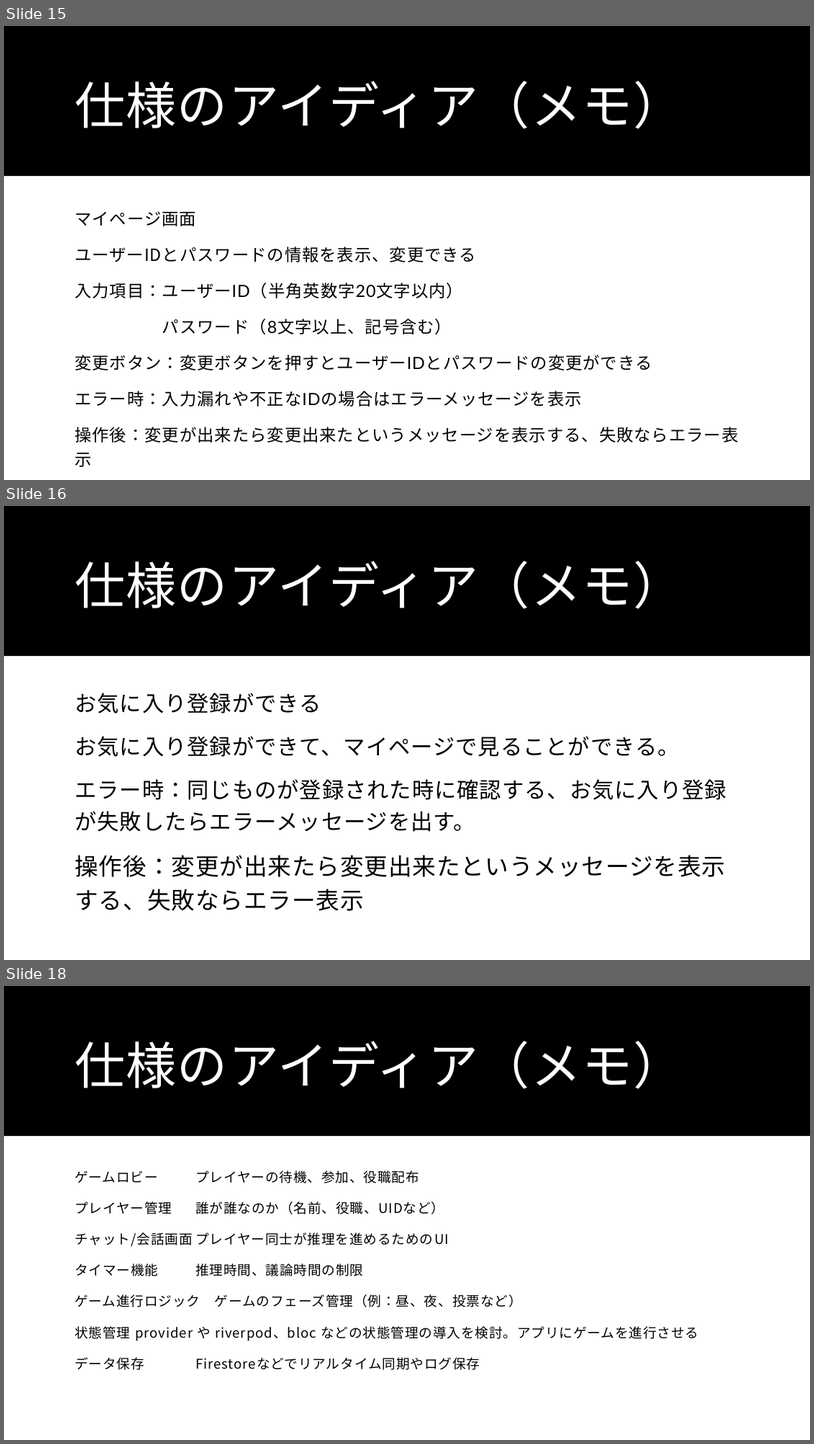
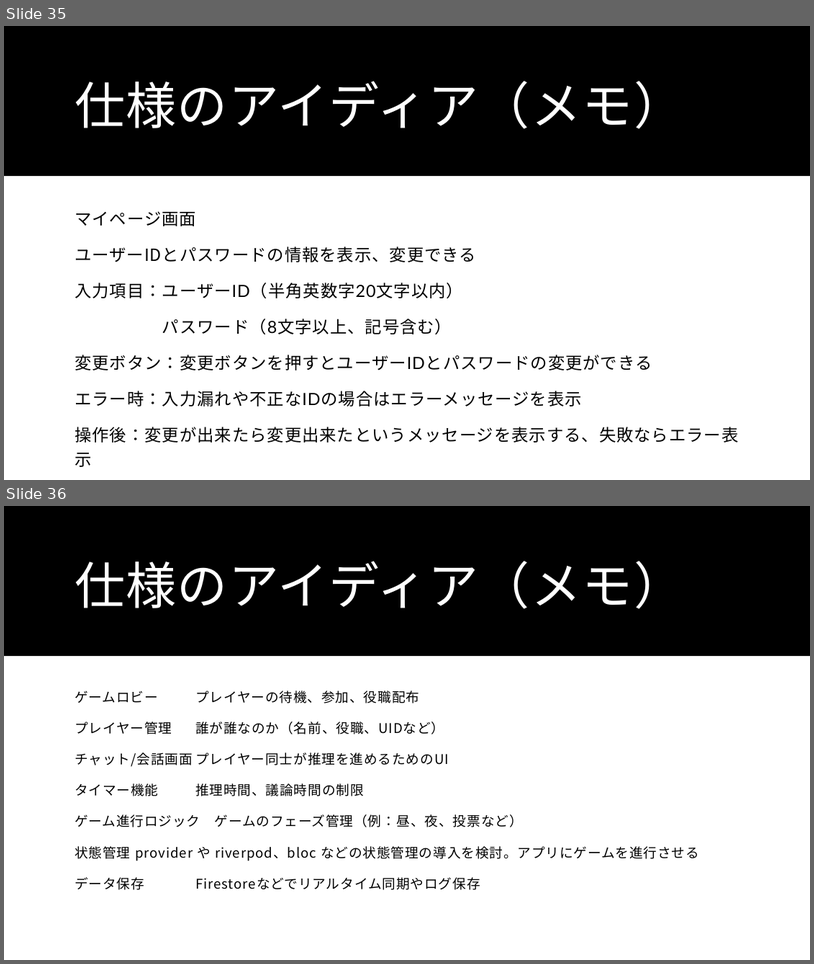
Before and after one commit to Wtnbtkm/flutter_application_1, a slide deck: Flutterの制作仕様書・アイディア（メモ）.pptx. Shown one above the other, each under a label of ours: slides 15, 16 and 18 before the commit, slides 35 and 36 after it; the slides between them are not shown. The pictures are 814x1444 and 814x964 pixels, drawn with LibreOffice and Linux fonts; fonts in the diff are those of the drawing. Boxes give left, top, right and bottom in pixels: in the first picture for what was removed or moved away, otherwise in the second. Text is boxed around its words. In the diff, an @@ line names an element or a change of style, - is before the commit and + after.

Commit message:
パワーポイント（発表するためのスライドの追加）

```diff
--- a/Flutterの制作仕様書・アイディア（メモ）.pptx
+++ b/Flutterの制作仕様書・アイディア（メモ）.pptx
@@ slide 16 removed at bbox=[4, 506, 810, 960], background #FFFFFF; not listed: 1 template element that a slide beside it also shows @@
@@ title removed at bbox=[75, 561, 684, 609] @@
-仕様のアイディア（メモ）
@@ text removed at bbox=[75, 692, 726, 911] @@
-お気に入り登録ができる
-お気に入り登録ができて、マイページで見ることができる。
-エラー時：同じものが登録された時に確認する、お気に入り登録が失敗したらエラーメッセージを出す。
-操作後：変更が出来たら変更出来たというメッセージを表示する、失敗ならエラー表示
@@ what was slide 15 is now slide 35 @@
@@ what was slide 18 is now slide 36 @@
```
Also in this commit, not shown: 1 slide changed, 20 slides added, 1 other slide removed.
